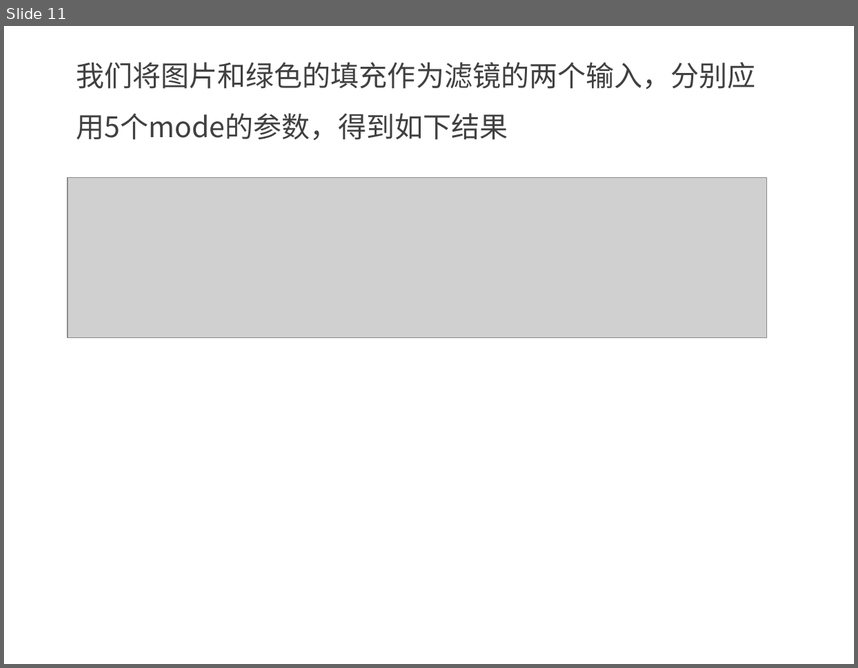
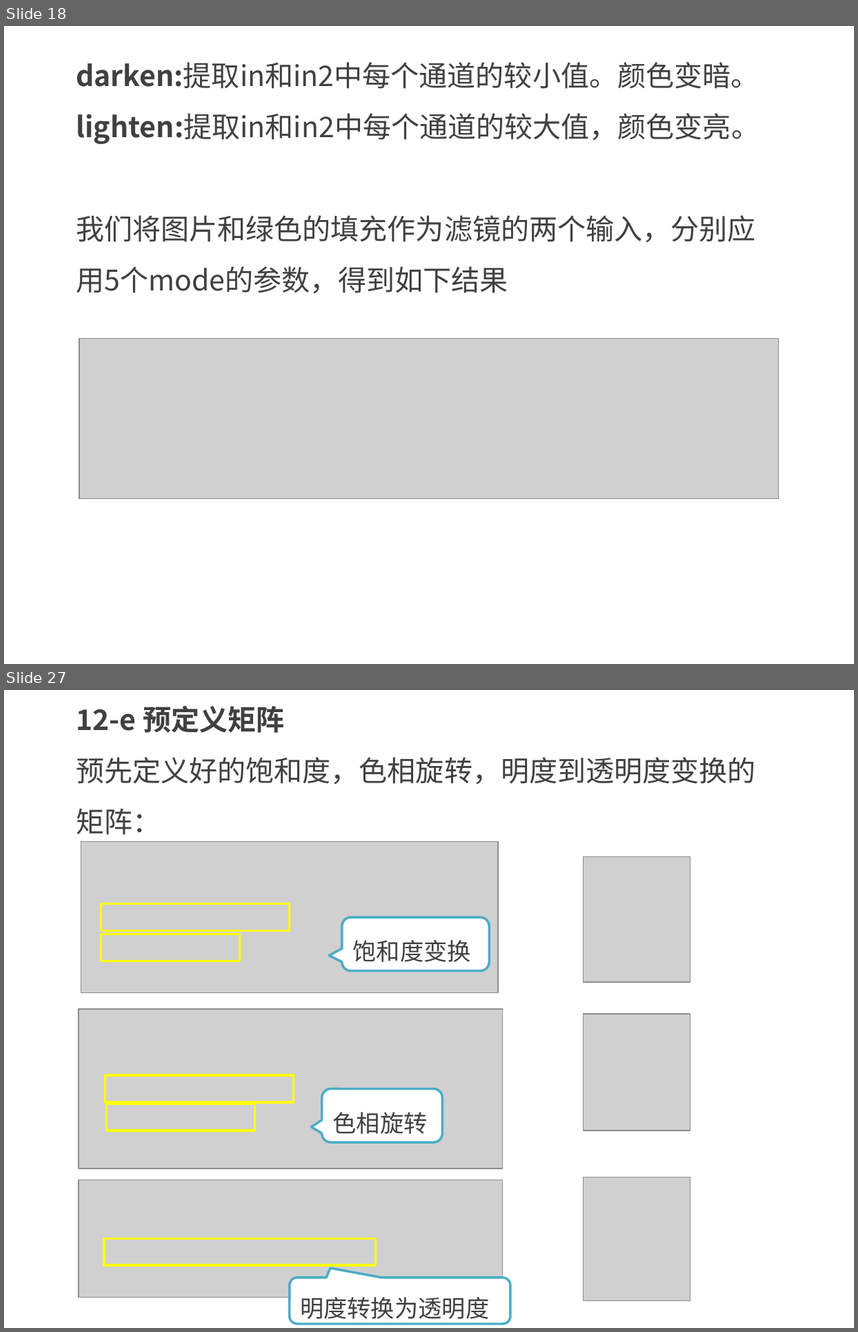
Before and after one commit to kong66/webAni, a slide deck: 13-svg-filter1/svg-filter-1.pptx. Shown one above the other, each under a label of ours: slide 11 before the commit, slides 18 and 27 after it; the slides between them are not shown. The pictures are 858x668 and 858x1332 pixels, drawn with LibreOffice and Linux fonts; fonts in the diff are those of the drawing; grey boxes stand for pictures. Boxes give left, top, right and bottom in pixels: in the first picture for what was removed or moved away, otherwise in the second. Text is boxed around its words. In the diff, an @@ line names an element or a change of style, - is before the commit and + after.

```diff
--- a/13-svg-filter1/svg-filter-1.pptx
+++ b/13-svg-filter1/svg-filter-1.pptx
@@ slide 27 added at (4, 690, 854, 1328), background #FFFFFF @@
@@ text added at (76, 706, 756, 835), 24 pt, text #404040 @@
+12-e 预定义矩阵
+预先定义好的饱和度，色相旋转，明度到透明度变换的矩阵：
@@ picture added at (81, 841, 499, 993) @@
@@ picture added at (584, 856, 691, 982) @@
@@ rectangle added at (101, 903, 290, 929), outline #FFFF00 2 pt @@
@@ rounded speech box added at (342, 917, 489, 971), fill #FFFFFF, outline #4BACC6 2 pt, 20 pt, text #404040 @@
+饱和度变换
@@ rectangle added at (101, 934, 239, 960), outline #FFFF00 2 pt @@
@@ picture added at (79, 1009, 503, 1169) @@
@@ picture added at (584, 1014, 691, 1130) @@
@@ rectangle added at (105, 1075, 294, 1101), outline #FFFF00 2 pt @@
@@ rectangle added at (106, 1103, 254, 1130), outline #FFFF00 2 pt @@
@@ rounded speech box added at (322, 1089, 443, 1142), fill #FFFFFF, outline #4BACC6 2 pt, 20 pt, text #404040 @@
+色相旋转
@@ picture added at (79, 1180, 503, 1297) @@
@@ picture added at (584, 1177, 691, 1301) @@
@@ rectangle added at (104, 1239, 375, 1265), outline #FFFF00 2 pt @@
@@ rounded speech box added at (290, 1277, 510, 1323), fill #FFFFFF, outline #4BACC6 2 pt, 20 pt, text #404040 @@
+明度转换为透明度
@@ what was slide 11 is now slide 18 @@
@@ slide 18 changed as well @@
@@ text at (76, 62, 760, 144): paragraphs added @@
+darken:提取in和in2中每个通道的较小值。颜色变暗。
+lighten:提取in和in2中每个通道的较大值，颜色变亮。
@@ picture: place and size @@
-picture at (67, 177, 767, 337)
+picture at (80, 338, 780, 498)
```
Also in this commit, not shown: 5 other slides changed, 16 other slides added, 5 slides removed, 26 other files.
